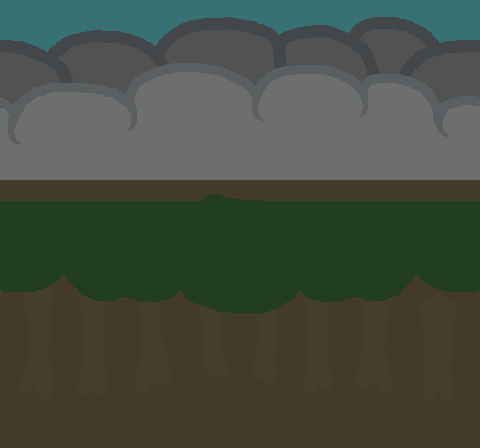
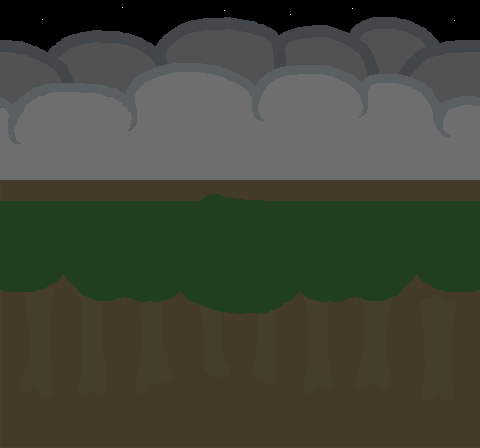
Layers edited between the first and the second (480, 448) image:
painted on "Sky" over box(0, 0, 480, 52)
